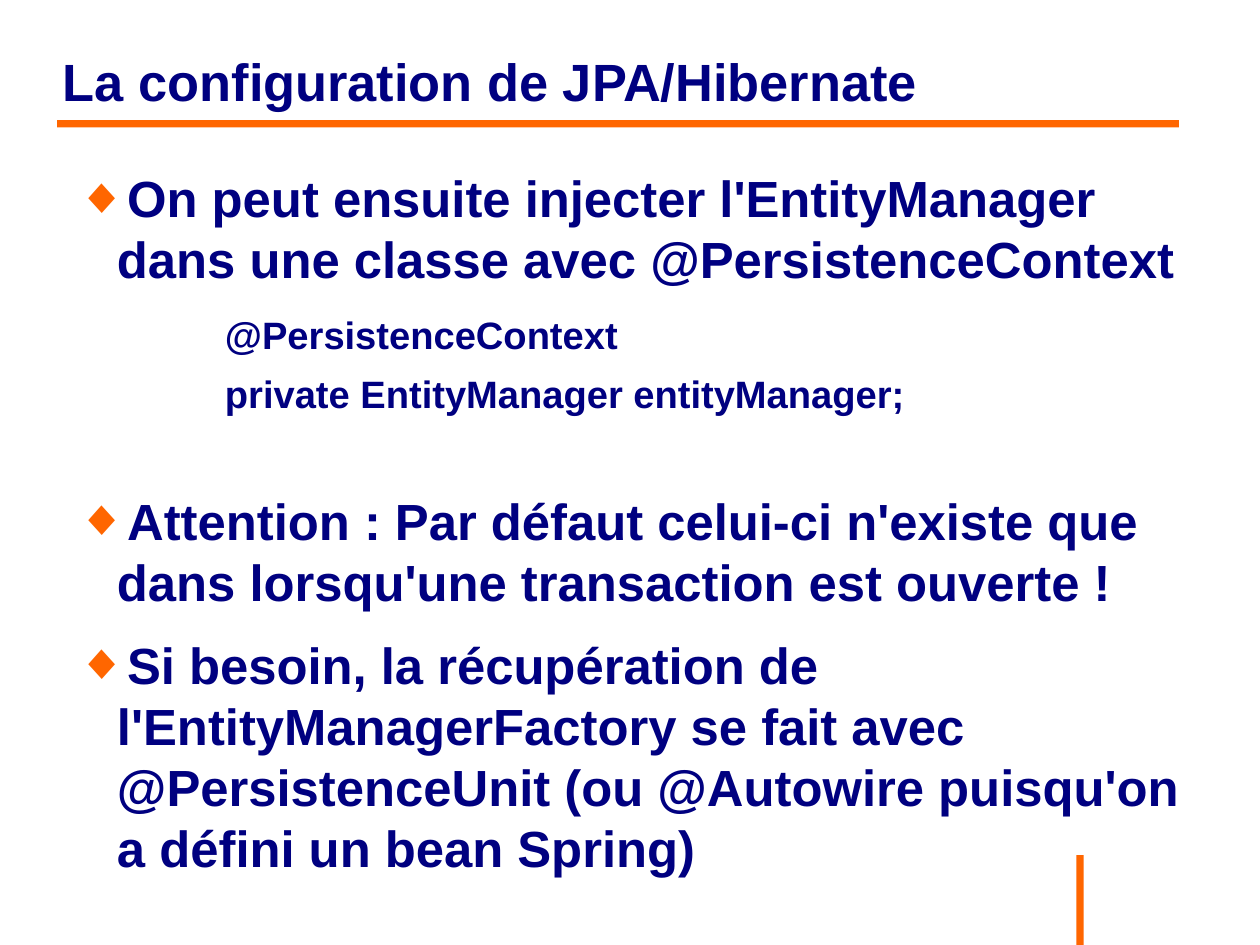
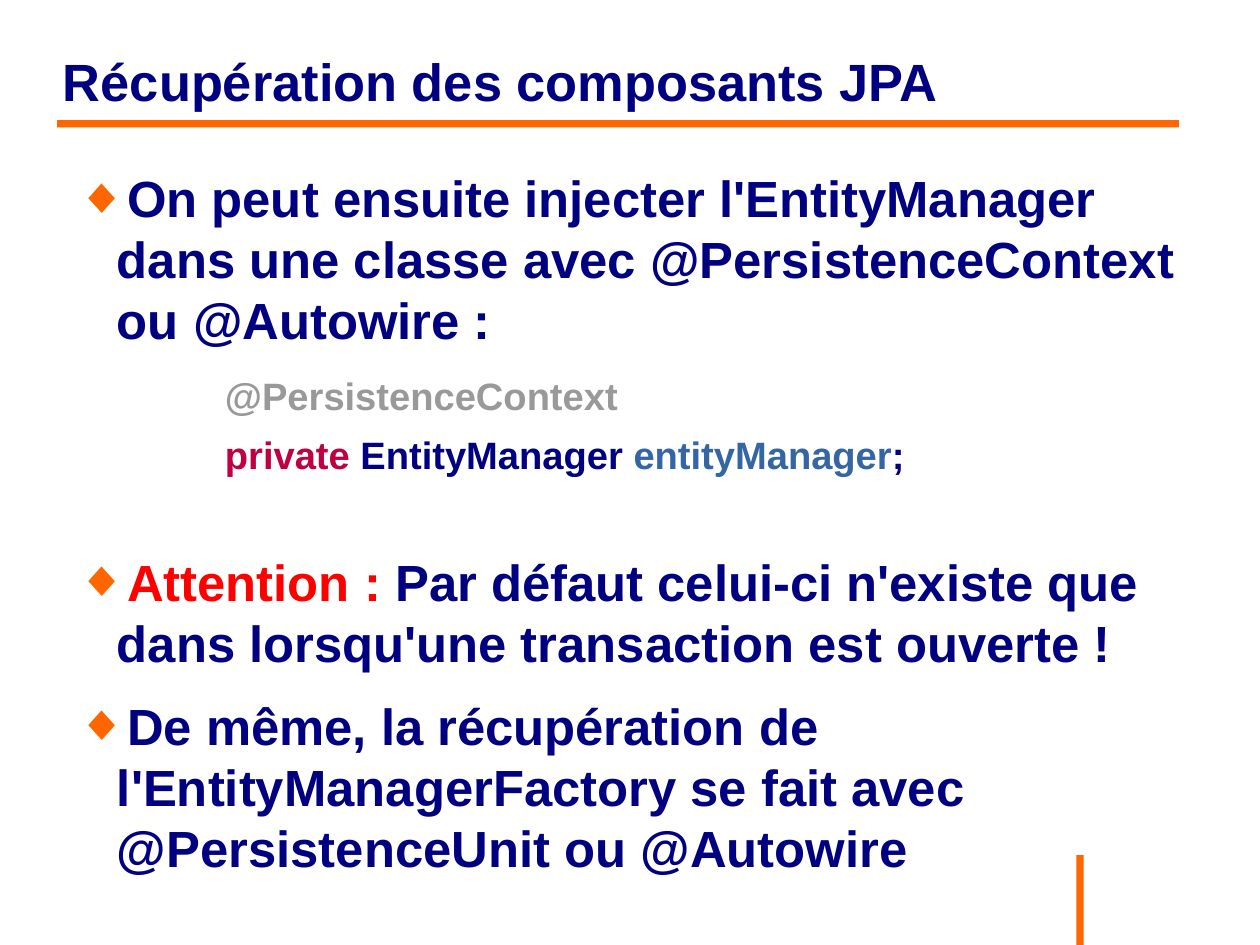
Before and after one commit to philphils/formation-hibernate-basique, a slide deck: slide 164 of Documentation/diapo_formation_hibernate.odp (slide 160 before the commit). Drawn at 1260x945 pixels with LibreOffice and Linux fonts; fonts in the diff are those of the drawing; background and template pictures are left out. Boxes give left, top, right and bottom in pixels: in the first picture for what was removed or moved away, otherwise in the second. Text is boxed around its words. In the diff, an @@ line names an element or a change of style, - is before the commit and + after.

```diff
--- a/Documentation/diapo_formation_hibernate.odp
+++ b/Documentation/diapo_formation_hibernate.odp
@@ title at [63,62,938,111]: text changed @@
-La configuration de JPA/Hibernate
+Récupération des composants JPA
@@ text at [117,180,1174,347]: text changed @@
-◆ On peut ensuite injecter l'EntityManager dans une classe avec @PersistenceContext
+◆ On peut ensuite injecter l'EntityManager dans une classe avec @PersistenceContext ou @Autowire :
@@ text at [117,382,1138,672]: text colour #000080 to #999999 in "@PersistenceContext"; text colour #000080 to #BF0041 in "private"; text colour #000080 to #3465A4 in "entityManager;"; text colour #000080 to #FF0000 in "Attention :" @@
@@ text at [117,707,964,817]: text changed @@
-◆ Si besoin, la récupération de l'EntityManagerFactory se fait avec @PersistenceUnit (ou @Autowire puisqu'on a défini un bean Spring)
+◆ De même, la récupération de l'EntityManagerFactory se fait avec @PersistenceUnit ou @Autowire
```
Also in this commit, not shown: 41 other slides changed, 4 slides added.
